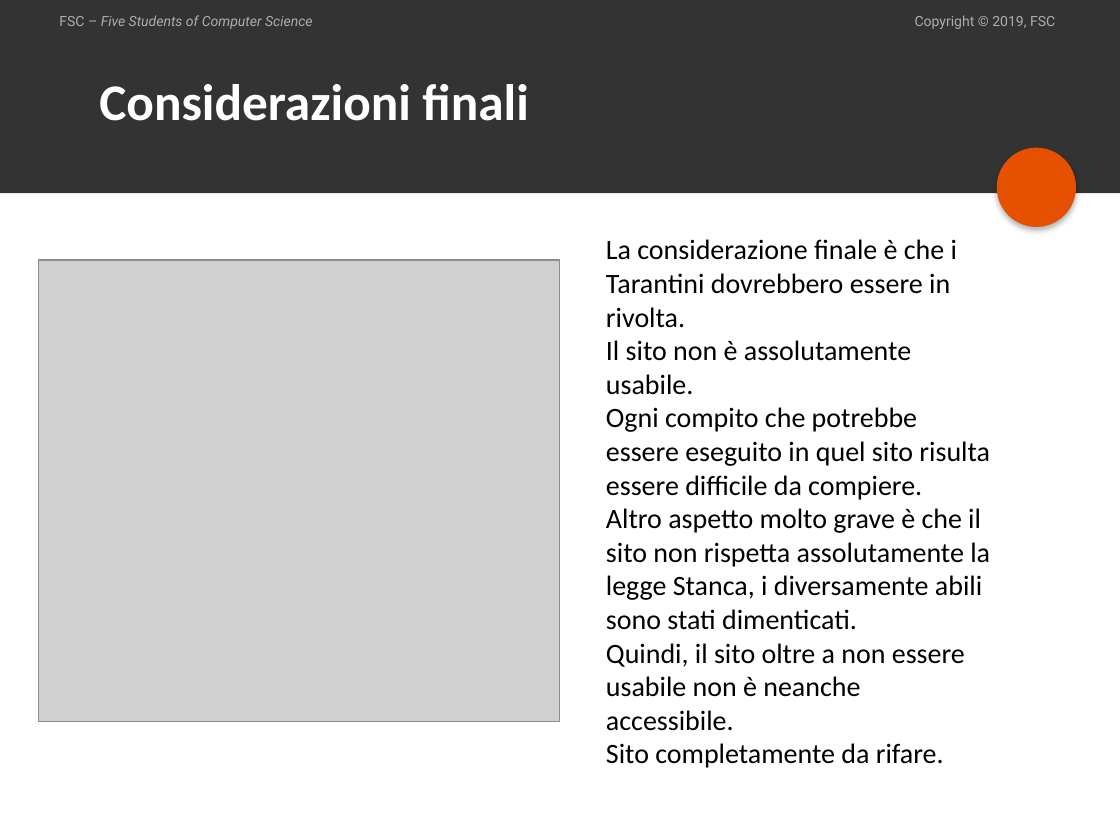
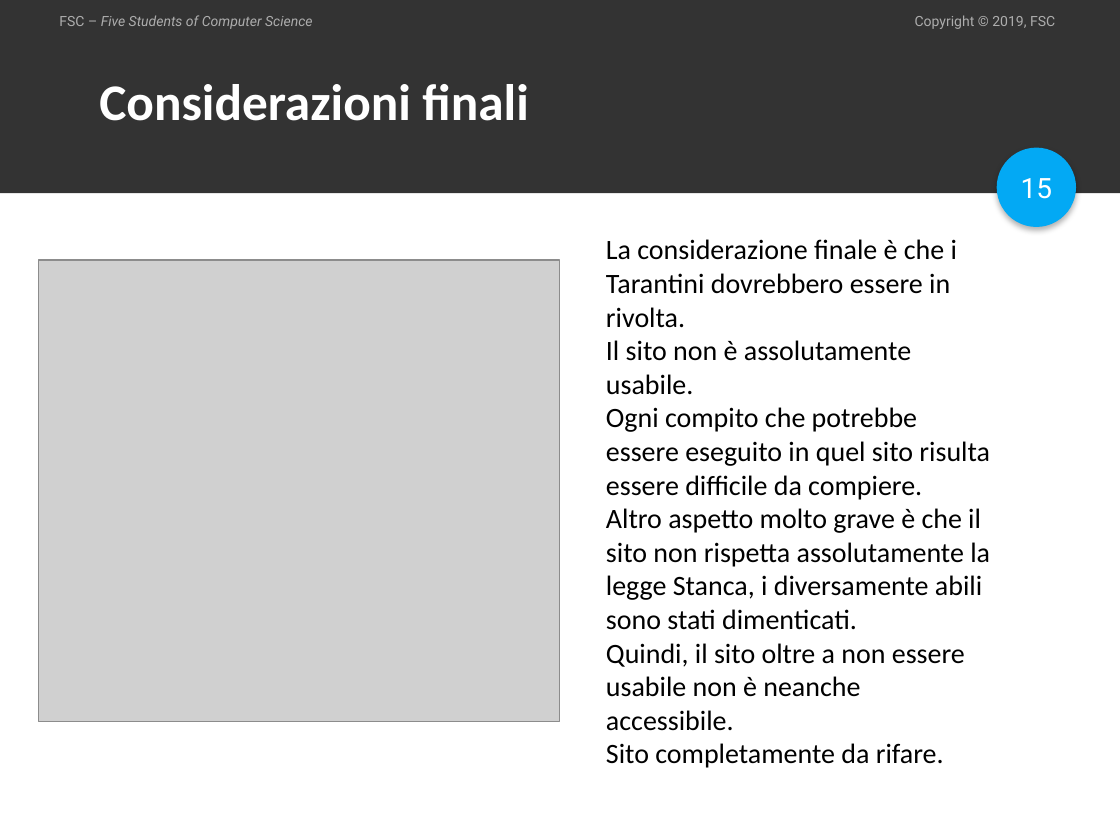
Before and after one commit to espositoandrea/ReportIUM, a slide deck: slide 15 of Presentazione/Presentazione IUM.pptx. Drawn at 1120x840 pixels with LibreOffice and Linux fonts; fonts in the diff are those of the drawing; grey boxes stand for pictures. Boxes give left, top, right and bottom in pixels: in the first picture for what was removed or moved away, otherwise in the second. Text is boxed around its words. In the diff, an @@ line names an element or a change of style, - is before the commit and + after.

```diff
--- a/Presentazione/Presentazione IUM.pptx
+++ b/Presentazione/Presentazione IUM.pptx
@@ ellipse at <box>997,148,1076,227</box>: fill #E55100 to #03A9F4 @@
@@ page number added at <box>1021,178,1052,199</box>, 18 pt, text #FFFFFF @@
+15
```
Also in this commit, not shown: 14 other slides changed.
